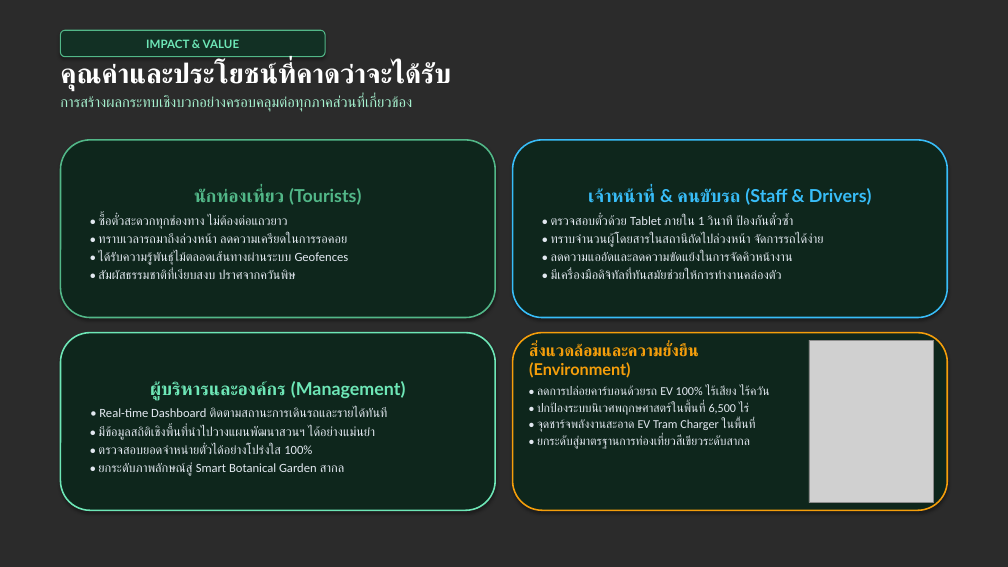
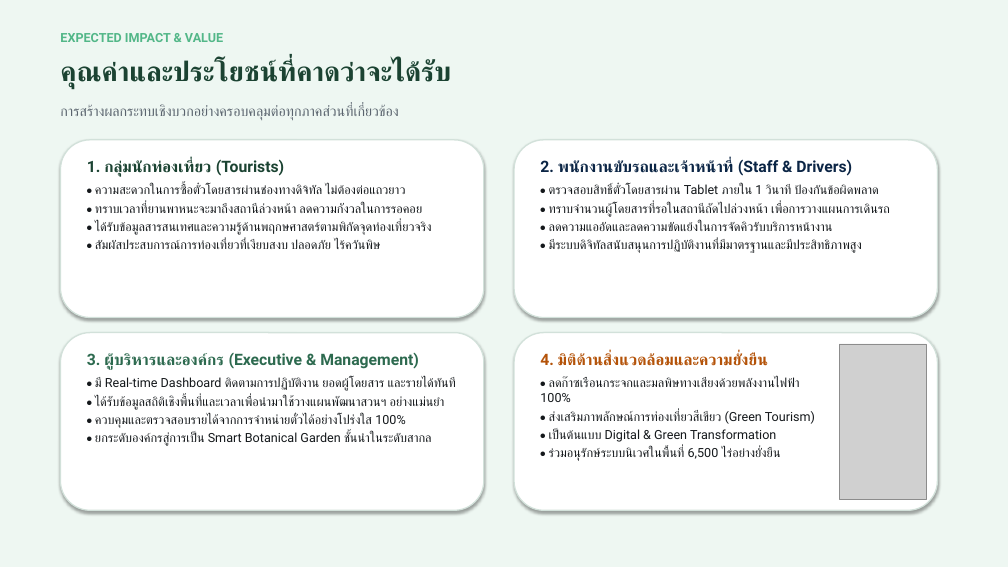
Before and after one commit to KongKwanHBD/qsbg-smart-tour-presentation, a slide deck: slide 12 of qsbg_smart_tour_presentation.pptx. Drawn at 1008x567 pixels with LibreOffice and Linux fonts; fonts in the diff are those of the drawing; grey boxes stand for pictures; background and template pictures are left out; a plain dark background stands for a picture behind light text. Boxes give left, top, right and bottom in pixels: in the first picture for what was removed or moved away, otherwise in the second. Text is boxed around its words. In the diff, an @@ line names an element or a change of style, - is before the commit and + after.

```diff
--- a/qsbg_smart_tour_presentation.pptx
+++ b/qsbg_smart_tour_presentation.pptx
@@ background picture (left out) to #EEF7F2 @@
@@ text at (x1=60, y1=33, x2=223, y2=42): text changed; size 11 to 12 pt; font Lato to Roboto; text colour #6EE7B7 to #52B788 @@
-IMPACT & VALUE
+EXPECTED IMPACT & VALUE
@@ text "EXPECTED IMPACT & VALUE" moved from (x1=60, y1=30, x2=325, y2=57) to (x1=60, y1=33, x2=223, y2=42) @@
@@ text "EXPECTED IMPACT & VALUE" at (x1=60, y1=33, x2=223, y2=42): vertical alignment middle to top; fill #123024 to none; outline #52B788 1 pt to none; shadow off @@
@@ text at (x1=60, y1=62, x2=451, y2=91): paragraph removed @@
-คุณค่าและประโยชน์ที่คาดว่าจะได้รับ
@@ text added at (x1=60, y1=60, x2=451, y2=89), 26 pt, text #1B4332, bold @@
+คุณค่าและประโยชน์ที่คาดว่าจะได้รับ
@@ text "การสร้างผลกระทบเชิงบวกอย่างครอบคลุมต่อทุกภาคส่วนที่เกี่ยวข้อ ..." moved from (x1=60, y1=62, x2=451, y2=112) to (x1=60, y1=104, x2=398, y2=120) @@
@@ text "การสร้างผลกระทบเชิงบวกอย่างครอบคลุมต่อทุกภาคส่วนที่เกี่ยวข้อ ..." at (x1=60, y1=104, x2=398, y2=120): size 14 to 13.5 pt, font Calibri to Roboto, text colour #A7F3D0 to #5A646E @@
@@ rounded rectangle resized from (x1=60, y1=140, x2=495, y2=318) to (x1=60, y1=140, x2=484, y2=318) @@
@@ rounded rectangle at (x1=60, y1=140, x2=484, y2=318): fill #0E261C to #FFFFFF; outline #52B788 1.5 pt to #D2E1DA 1.2 pt @@
@@ rounded rectangle resized from (x1=513, y1=140, x2=948, y2=318) to (x1=514, y1=140, x2=938, y2=318) @@
@@ rounded rectangle at (x1=514, y1=140, x2=938, y2=318): fill #0E261C to #FFFFFF; outline #38BDF8 1.5 pt to #D2E1DA 1.2 pt @@
@@ text added at (x1=87, y1=159, x2=431, y2=249), 12 pt, text #14181B @@
+1. กลุ่มนักท่องเที่ยว (Tourists)
+• ความสะดวกในการซื้อตั๋วโดยสารผ่านช่องทางดิจิทัล ไม่ต้องต่อแถวยาว
+• ทราบเวลาที่ยานพาหนะจะมาถึงสถานีล่วงหน้า ลดความกังวลในการรอคอย
+• ได้รับข้อมูลสารสนเทศและความรู้ด้านพฤกษศาสตร์ตามพิกัดจุดท่องเที่ยวจริง
+• สัมผัสประสบการณ์การท่องเที่ยวที่เงียบสงบ ปลอดภัย ไร้ควันพิษ
@@ text added at (x1=540, y1=159, x2=890, y2=253), 12 pt, text #14181B @@
+2. พนักงานขับรถและเจ้าหน้าที่ (Staff & Drivers)
+• ตรวจสอบสิทธิ์ตั๋วโดยสารผ่าน Tablet ภายใน 1 วินาที ป้องกันข้อผิดพลาด
+• ทราบจำนวนผู้โดยสารที่รอในสถานีถัดไปล่วงหน้า เพื่อการวางแผนการเดินรถ
+• ลดความแออัดและลดความขัดแย้งในการจัดคิวรับบริการหน้างาน
+• มีระบบดิจิทัลสนับสนุนการปฏิบัติงานที่มีมาตรฐานและมีประสิทธิภาพสูง
@@ text in rounded rectangle at (x1=98, y1=188, x2=361, y2=279): text removed @@
-นักท่องเที่ยว (Tourists)
-• ซื้อตั๋วสะดวกทุกช่องทาง ไม่ต้องต่อแถวยาว
-• ทราบเวลารถมาถึงล่วงหน้า ลดความเครียดในการรอคอย
-• ได้รับความรู้พันธุ์ไม้ตลอดเส้นทางผ่านระบบ Geofences
-• สัมผัสธรรมชาติที่เงียบสงบ ปราศจากควันพิษ
@@ text in rounded rectangle at (x1=551, y1=188, x2=872, y2=279): text removed @@
-เจ้าหน้าที่ & คนขับรถ (Staff & Drivers)
-• ตรวจสอบตั๋วด้วย Tablet ภายใน 1 วินาที ป้องกันตั๋วซ้ำ
-• ทราบจำนวนผู้โดยสารในสถานีถัดไปล่วงหน้า จัดการรถได้ง่าย
-• ลดความแออัดและลดความขัดแย้งในการจัดคิวหน้างาน
-• มีเครื่องมือดิจิทัลที่ทันสมัยช่วยให้การทำงานคล่องตัว
@@ rounded rectangle added at (x1=60, y1=333, x2=484, y2=510), fill #FFFFFF, outline #D2E1DA 1.2 pt @@
@@ text "3. ผู้บริหารและองค์กร (Executive & Management)" moved from (x1=60, y1=333, x2=495, y2=510) to (x1=87, y1=353, x2=456, y2=446) @@
@@ text "3. ผู้บริหารและองค์กร (Executive & Management)" at (x1=87, y1=353, x2=456, y2=446): vertical alignment middle to top; fill #0E261C to none; outline #6EE7B7 1.5 pt to none; shadow off @@
@@ text at (x1=87, y1=353, x2=456, y2=446): text changed; font Calibri to Roboto; text colour #E2E8F0 to #14181B @@
-ผู้บริหารและองค์กร (Management)
-• Real-time Dashboard ติดตามสถานะการเดินรถและรายได้ทันที
-• มีข้อมูลสถิติเชิงพื้นที่นำไปวางแผนพัฒนาสวนฯ ได้อย่างแม่นยำ
-• ตรวจสอบยอดจำหน่ายตั๋วได้อย่างโปร่งใส 100%
-• ยกระดับภาพลักษณ์สู่ Smart Botanical Garden สากล
+3. ผู้บริหารและองค์กร (Executive & Management)
+• มี Real-time Dashboard ติดตามการปฏิบัติงาน ยอดผู้โดยสาร และรายได้ทันที
+• ได้รับข้อมูลสถิติเชิงพื้นที่และเวลาเพื่อนำมาใช้วางแผนพัฒนาสวนฯ อย่างแม่นยำ
+• ควบคุมและตรวจสอบรายได้จากการจำหน่ายตั๋วได้อย่างโปร่งใส 100%
+• ยกระดับองค์กรสู่การเป็น Smart Botanical Garden ชั้นนำในระดับสากล
@@ rounded rectangle resized from (x1=513, y1=333, x2=948, y2=510) to (x1=514, y1=333, x2=938, y2=510) @@
@@ rounded rectangle at (x1=514, y1=333, x2=938, y2=510): fill #0E261C to #FFFFFF; outline #F59E0B 1.5 pt to #D2E1DA 1.2 pt @@
@@ text removed at (x1=529, y1=344, x2=770, y2=449) @@
-สิ่งแวดล้อมและความยั่งยืน (Environment)
-• ลดการปล่อยคาร์บอนด้วยรถ EV 100% ไร้เสียง ไร้ควัน
-• ปกป้องระบบนิเวศพฤกษศาสตร์ในพื้นที่ 6,500 ไร่
-• จุดชาร์จพลังงานสะอาด EV Tram Charger ในพื้นที่
-• ยกระดับสู่มาตรฐานการท่องเที่ยวสีเขียวระดับสากล
@@ text added at (x1=540, y1=353, x2=815, y2=461), 12 pt, text #14181B @@
+4. มิติด้านสิ่งแวดล้อมและความยั่งยืน
+• ลดก๊าซเรือนกระจกและมลพิษทางเสียงด้วยพลังงานไฟฟ้า 100%
+• ส่งเสริมภาพลักษณ์การท่องเที่ยวสีเขียว (Green Tourism)
+• เป็นต้นแบบ Digital & Green Transformation
+• ร่วมอนุรักษ์ระบบนิเวศในพื้นที่ 6,500 ไร่อย่างยั่งยืน
@@ picture resized from (x1=809, y1=340, x2=934, y2=503) to (x1=839, y1=344, x2=926, y2=499) @@
```
Also in this commit, not shown: 6 other slides changed, 6 slides added, 6 slides removed, 3 other files.
